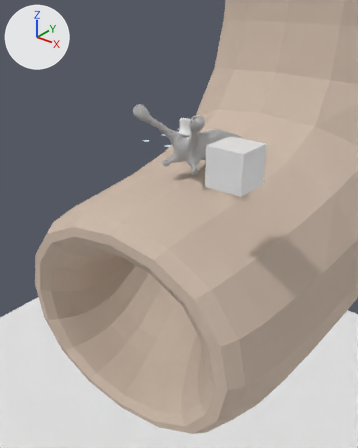
What one commit did to the Blender file Game/Snail.blend.
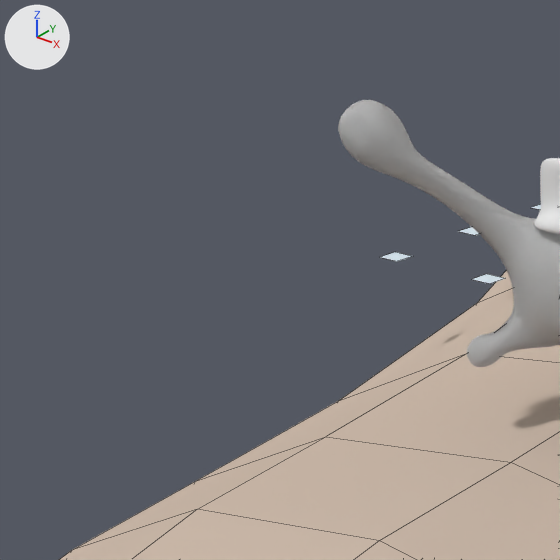
Each version appears first from a 50 mm lens placed at (17.48, -25.59, 9.2), pointed at (-1.71, -1.6, -5.67), and next in a close-up on the part from 15% to 51% of the width and 18% to 47% of the height. The axes (+X, +Y, +Z) are drawn at upper left. The lights are the same throughout. The close-ups show mesh edges as thin lines.

Objects in the first close-up: 'Ground', 'SnailBody'.
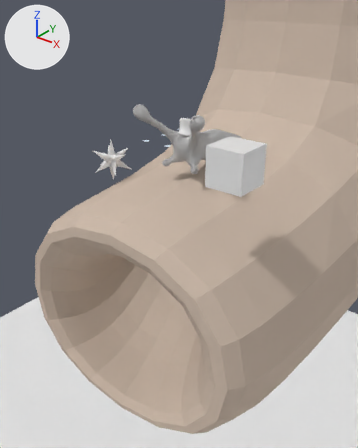
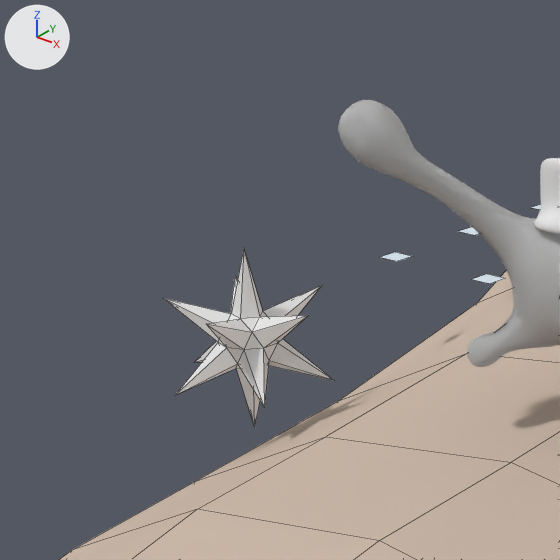
Edits to the scene script, one JSON object a line:
```json
{"op": "add", "block": "me_icosphere", "code": ["me_icosphere = bpy.data.meshes.new('Icosphere')", "me_icosphere.from_pydata(...)  # 42 vertices, 80 faces; spans x -1.34..1.34, y -1.28..1.28, z -1.5..1.5"]}
{"op": "add", "block": "ob_icosphere", "code": ["ob_icosphere = bpy.data.objects.new('Icosphere', me_icosphere)", "ob_icosphere.location = (-6.49, -2.98, -1.72)"]}
```

What differs and where, as boxes [x1, y1, x2, y2] in the close-ups (560 x 560 px):
```json
{"object": "Icosphere", "change": "added", "after": [163, 249, 334, 427]}
```
